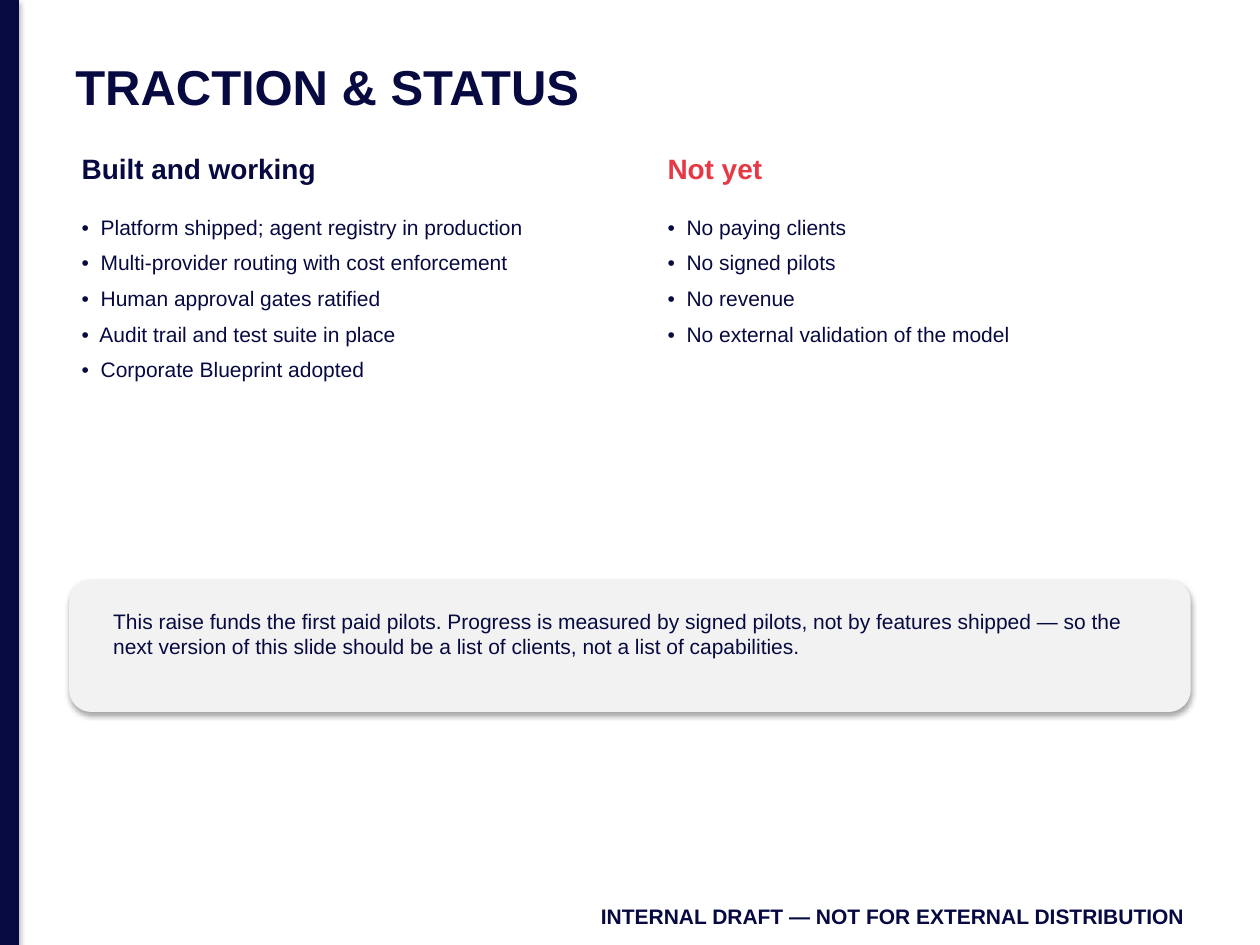
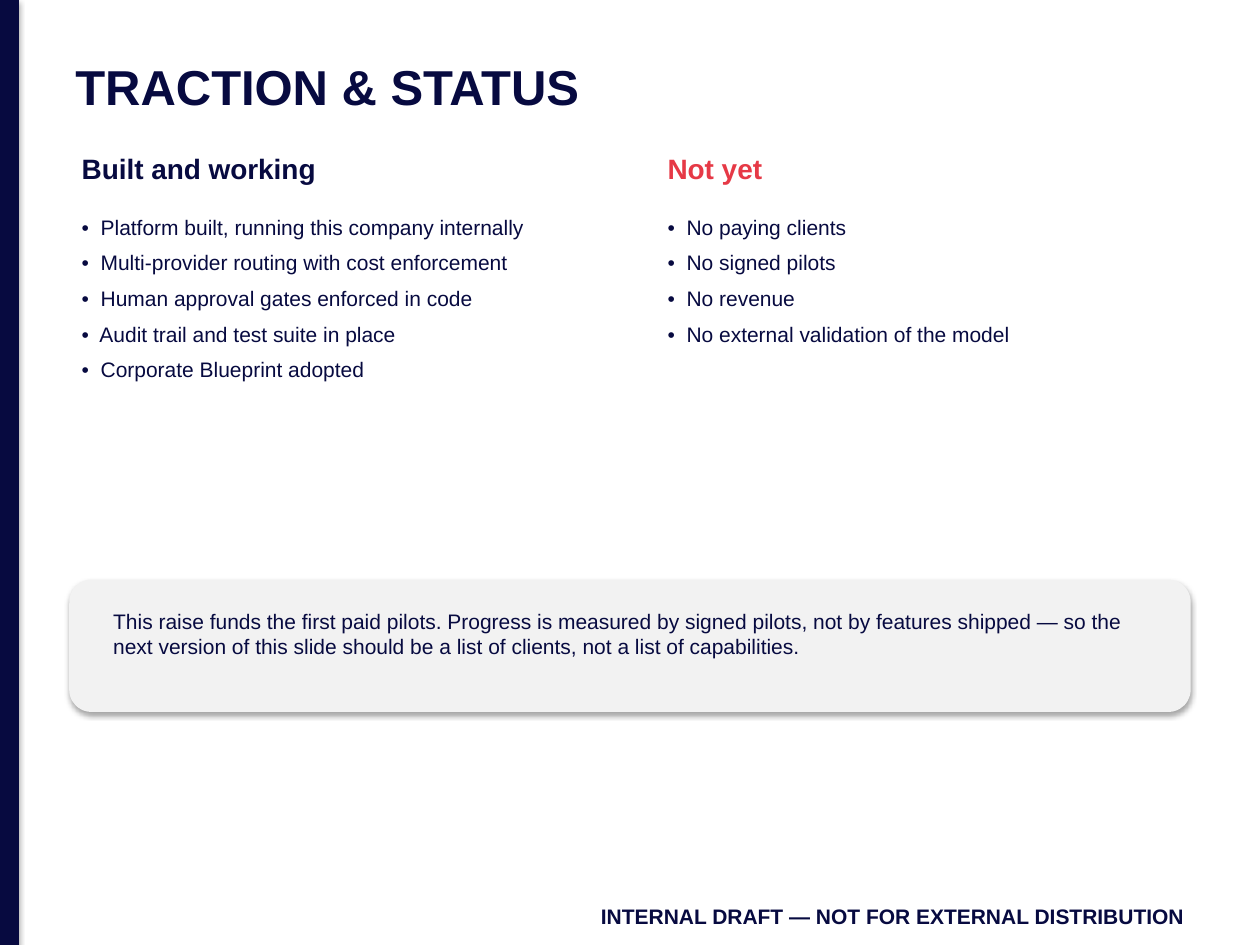
Before and after one commit to jmlusu/light-speed-holdings, a slide deck: slide 7 of static/brand/templates/pitch-deck.pptx. Drawn at 1260x945 pixels with LibreOffice and Linux fonts; fonts in the diff are those of the drawing. Boxes give left, top, right and bottom in pixels: in the first picture for what was removed or moved away, otherwise in the second. Text is boxed around its words. In the diff, an @@ line names an element or a change of style, - is before the commit and + after.

```diff
--- a/static/brand/templates/pitch-deck.pptx
+++ b/static/brand/templates/pitch-deck.pptx
@@ text at <box>101,219,524,239</box>: text changed @@
-• Platform shipped; agent registry in production
+• Platform built, running this company internally
@@ text at <box>101,290,472,310</box>: text changed @@
-• Human approval gates ratified
+• Human approval gates enforced in code
```
Also in this commit, not shown: 2 other slides changed, 1 other file.
